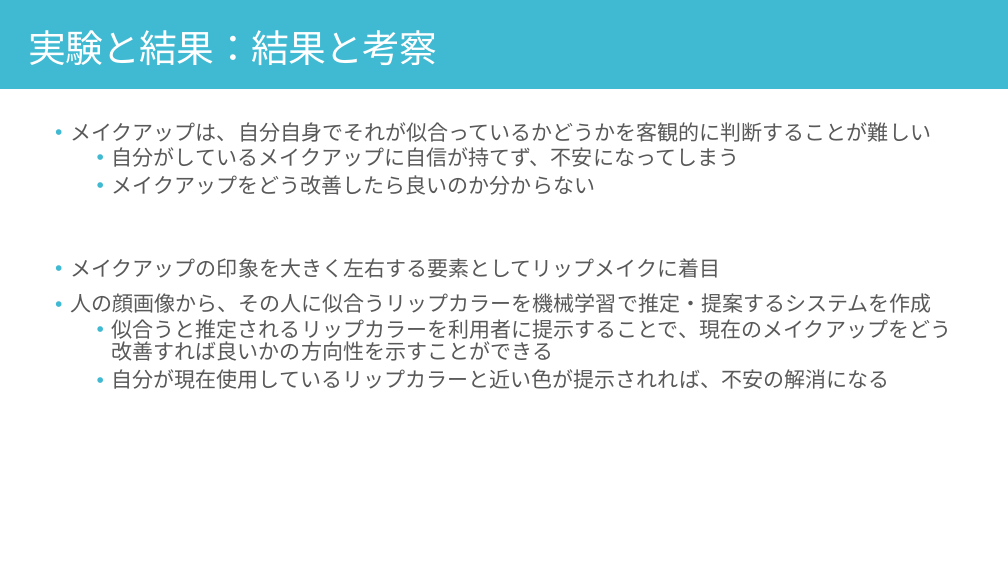
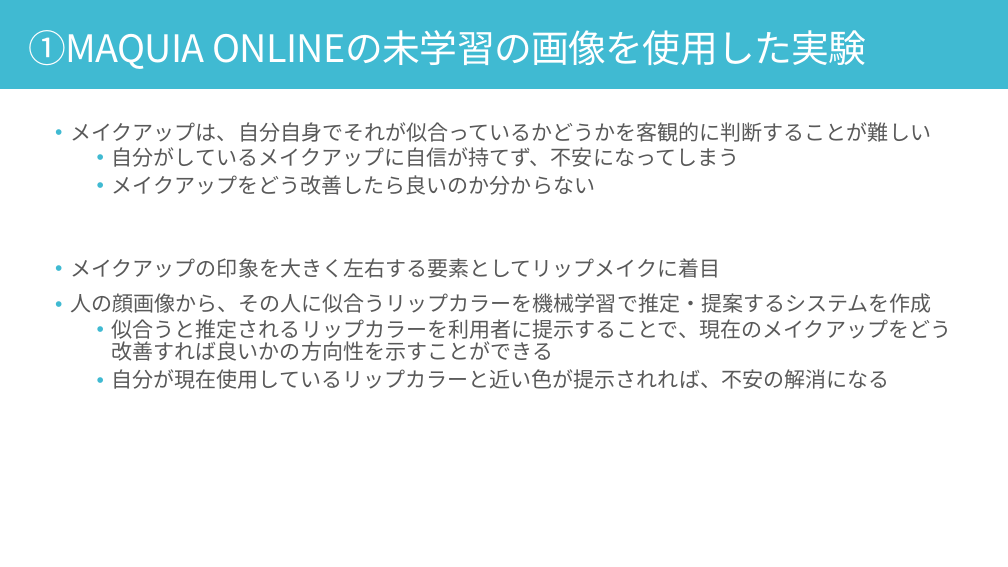
Before and after one commit to yuu5322/sci23, a slide deck: slide 12 of 口頭試問.pptx. Drawn at 1008x567 pixels with LibreOffice and Linux fonts; fonts in the diff are those of the drawing. Boxes give left, top, right and bottom in pixels: in the first picture for what was removed or moved away, otherwise in the second. Text is boxed around its words. In the diff, an @@ line names an element or a change of style, - is before the commit and + after.

Commit message:
update

```diff
--- a/口頭試問.pptx
+++ b/口頭試問.pptx
@@ text at (28, 30, 866, 69): text changed; font Cabin to Noto Sans CJK JP @@
-実験と結果：結果と考察
+①MAQUIA ONLINEの未学習の画像を使用した実験
```
Also in this commit, not shown: 3 other slides changed, 2 slides added.
